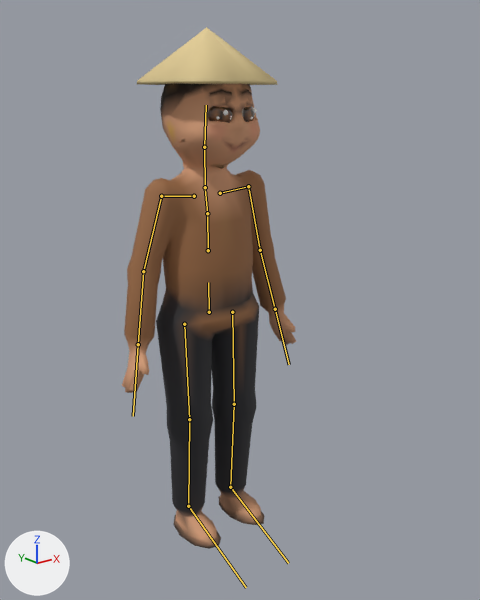
The glTF model assets/models/nguoi/bancho.glb as it was, and as the next commit left it.
Rendered twice from a 50 mm camera at (-1.148, -1.588, 1.388) aimed at (0.07, -0.065, 0.779). The lights are fixed; the arrows at lower left show +X, +Y and +Z. The first picture is the older version. The bones that bend it are drawn over the model as lines.

Objects in the first picture: 'Nguoi_bancho'.
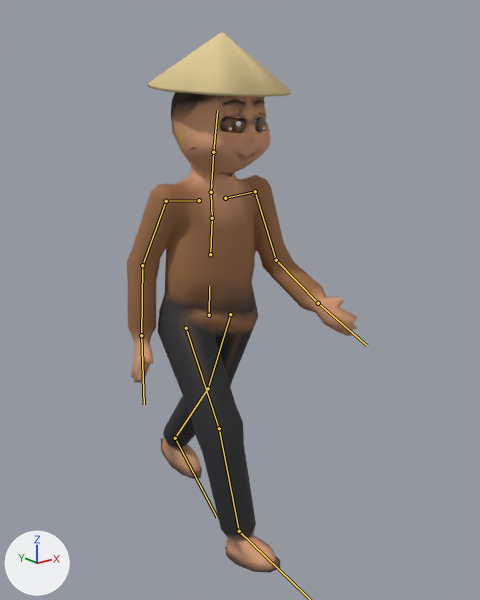
The newer file adds an action. The first version stands in its rest pose; the second is drawn at frame 20 of the action 'di_bo'.

Edits to the scene script, one JSON object a line:
```json
{"block": "bone_hips", "where": "bone_hips = bpy.data.objects['NguoiRig'].pose.bones['hips']"}
{"op": "set", "path": "bone_hips.location", "old": "(0.0, 0.0, 0.0)", "new": "(0.0, -0.011, 0.0)"}
{"op": "set", "path": "bone_hips.rotation_quaternion", "old": "(1.0, 0.0, 0.0, 0.0)", "new": "(0.999, 0.026, 0.043, -0.002)", "note": "degrees (0, 0, 0) -> degrees (3, 5, 0)"}
{"block": "bone_spine", "where": "bone_spine = bpy.data.objects['NguoiRig'].pose.bones['spine']  # child of 'hips'"}
{"op": "set", "path": "bone_spine.rotation_quaternion", "old": "(1.0, 0.0, 0.0, 0.0)", "new": "(1.0, 0.017, -0.026, 0.0)", "note": "degrees (0, 0, 0) -> degrees (2, -3, 0)"}
{"block": "bone_chest", "where": "bone_chest = bpy.data.objects['NguoiRig'].pose.bones['chest']  # child of 'spine'"}
{"op": "set", "path": "bone_chest.rotation_quaternion", "old": "(1.0, 0.0, 0.0, 0.0)", "new": "(0.999, -0.009, -0.035, 0.0)", "note": "degrees (0, 0, 0) -> degrees (-1, -4, 0)"}
{"block": "bone_upperarm_l", "where": "bone_upperarm_l = bpy.data.objects['NguoiRig'].pose.bones['upperarm.L']  # child of 'clav.L'"}
{"op": "set", "path": "bone_upperarm_l.rotation_quaternion", "old": "(1.0, 0.0, 0.0, 0.0)", "new": "(0.977, -0.206, -0.011, 0.051)", "note": "degrees (0, 0, 0) -> degrees (-24, 0, 6)"}
{"block": "bone_forearm_l", "where": "bone_forearm_l = bpy.data.objects['NguoiRig'].pose.bones['forearm.L']  # child of 'upperarm.L'"}
{"op": "set", "path": "bone_forearm_l.rotation_quaternion", "old": "(1.0, 0.0, 0.0, 0.0)", "new": "(0.951, -0.309, 0.0, 0.0)", "note": "degrees (0, 0, 0) -> degrees (-36, 0, 0)"}
{"block": "bone_hand_l", "where": "bone_hand_l = bpy.data.objects['NguoiRig'].pose.bones['hand.L']  # child of 'forearm.L'"}
{"op": "set", "path": "bone_hand_l.rotation_quaternion", "old": "(1.0, 0.0, 0.0, 0.0)", "new": "(0.999, -0.052, 0.0, 0.0)", "note": "degrees (0, 0, 0) -> degrees (-6, 0, 0)"}
{"block": "bone_upperarm_r", "where": "bone_upperarm_r = bpy.data.objects['NguoiRig'].pose.bones['upperarm.R']  # child of 'clav.R'"}
{"op": "set", "path": "bone_upperarm_r.rotation_quaternion", "old": "(1.0, 0.0, 0.0, 0.0)", "new": "(0.989, 0.139, -0.007, -0.052)", "note": "degrees (0, 0, 0) -> degrees (16, 0, -6)"}
{"block": "bone_forearm_r", "where": "bone_forearm_r = bpy.data.objects['NguoiRig'].pose.bones['forearm.R']  # child of 'upperarm.R'"}
{"op": "set", "path": "bone_forearm_r.rotation_quaternion", "old": "(1.0, 0.0, 0.0, 0.0)", "new": "(0.988, -0.156, 0.0, 0.0)", "note": "degrees (0, 0, 0) -> degrees (-18, 0, 0)"}
{"block": "bone_hand_r", "where": "bone_hand_r = bpy.data.objects['NguoiRig'].pose.bones['hand.R']  # child of 'forearm.R'"}
{"op": "set", "path": "bone_hand_r.rotation_quaternion", "old": "(1.0, 0.0, 0.0, 0.0)", "new": "(0.999, -0.052, 0.0, 0.0)", "note": "degrees (0, 0, 0) -> degrees (-6, 0, 0)"}
{"block": "bone_neck", "where": "bone_neck = bpy.data.objects['NguoiRig'].pose.bones['neck']  # child of 'chest'"}
{"op": "set", "path": "bone_neck.rotation_quaternion", "old": "(1.0, 0.0, 0.0, 0.0)", "new": "(1.0, 0.026, 0.0, 0.0)", "note": "degrees (0, 0, 0) -> degrees (3, 0, 0)"}
{"block": "bone_head", "where": "bone_head = bpy.data.objects['NguoiRig'].pose.bones['head']  # child of 'neck'"}
{"op": "set", "path": "bone_head.rotation_quaternion", "old": "(1.0, 0.0, 0.0, 0.0)", "new": "(1.0, -0.016, 0.026, 0.0)", "note": "degrees (0, 0, 0) -> degrees (-2, 3, 0)"}
{"block": "bone_thigh_l", "where": "bone_thigh_l = bpy.data.objects['NguoiRig'].pose.bones['thigh.L']  # child of 'hips'"}
{"op": "set", "path": "bone_thigh_l.rotation_quaternion", "old": "(1.0, 0.0, 0.0, 0.0)", "new": "(0.985, 0.173, 0.0, 0.0)", "note": "degrees (0, 0, 0) -> degrees (20, 0, 0)"}
{"block": "bone_shin_l", "where": "bone_shin_l = bpy.data.objects['NguoiRig'].pose.bones['shin.L']  # child of 'thigh.L'"}
{"op": "set", "path": "bone_shin_l.rotation_quaternion", "old": "(1.0, 0.0, 0.0, 0.0)", "new": "(0.997, 0.078, 0.0, 0.0)", "note": "degrees (0, 0, 0) -> degrees (9, 0, 0)"}
{"block": "bone_foot_l", "where": "bone_foot_l = bpy.data.objects['NguoiRig'].pose.bones['foot.L']  # child of 'shin.L'"}
{"op": "set", "path": "bone_foot_l.rotation_quaternion", "old": "(1.0, 0.0, 0.0, 0.0)", "new": "(0.996, 0.092, 0.0, 0.0)", "note": "degrees (0, 0, 0) -> degrees (11, 0, 0)"}
{"block": "bone_thigh_r", "where": "bone_thigh_r = bpy.data.objects['NguoiRig'].pose.bones['thigh.R']  # child of 'hips'"}
{"op": "set", "path": "bone_thigh_r.rotation_quaternion", "old": "(1.0, 0.0, 0.0, 0.0)", "new": "(0.97, -0.241, 0.0, 0.0)", "note": "degrees (0, 0, 0) -> degrees (-28, 0, 0)"}
{"block": "bone_shin_r", "where": "bone_shin_r = bpy.data.objects['NguoiRig'].pose.bones['shin.R']  # child of 'thigh.R'"}
{"op": "set", "path": "bone_shin_r.rotation_quaternion", "old": "(1.0, 0.0, 0.0, 0.0)", "new": "(0.999, 0.052, 0.0, 0.0)", "note": "degrees (0, 0, 0) -> degrees (6, 0, 0)"}
{"block": "bone_foot_r", "where": "bone_foot_r = bpy.data.objects['NguoiRig'].pose.bones['foot.R']  # child of 'shin.R'"}
{"op": "set", "path": "bone_foot_r.rotation_quaternion", "old": "(1.0, 0.0, 0.0, 0.0)", "new": "(0.996, -0.087, 0.0, 0.0)", "note": "degrees (0, 0, 0) -> degrees (-10, 0, 0)"}
```

Pixel boxes [x1, y1, x2, y2] of what changed, in the pictures (480 x 600 px):
```json
{"object": "Nguoi_bancho", "change": "posed", "before": [122, 27, 296, 549], "after": [127, 32, 357, 573], "on screen": "32% wider"}
{"bone": "hips", "before": "(209, 312) to (208, 282)", "after": "(209, 315) to (209, 286)"}
{"bone": "spine", "before": "(208, 250) to (207, 213)", "after": "(210, 254) to (212, 218)"}
{"bone": "chest", "before": "(207, 213) to (205, 188)", "after": "(212, 218) to (211, 193)"}
{"bone": "upperarm.L", "before": "(248, 186) to (260, 250)", "after": "(255, 191) to (276, 260)"}
{"bone": "forearm.L", "before": "(260, 250) to (275, 309)", "after": "(276, 260) to (318, 303)"}
{"bone": "hand.L", "before": "(275, 309) to (289, 364)", "after": "(318, 303) to (367, 345)"}
{"bone": "upperarm.R", "before": "(161, 196) to (143, 271)", "after": "(166, 201) to (142, 265)"}
{"bone": "forearm.R", "before": "(143, 271) to (138, 344)", "after": "(142, 265) to (141, 335)"}
{"bone": "hand.R", "before": "(138, 344) to (133, 416)", "after": "(141, 335) to (144, 404)"}
{"bone": "neck", "before": "(205, 187) to (204, 147)", "after": "(211, 192) to (213, 152)"}
{"bone": "head", "before": "(204, 147) to (206, 105)", "after": "(213, 152) to (217, 110)"}
{"bone": "thigh.L", "before": "(232, 312) to (234, 404)", "after": "(230, 314) to (208, 388)"}
{"bone": "shin.L", "before": "(234, 404) to (230, 487)", "after": "(208, 388) to (175, 438)"}
{"bone": "foot.L", "before": "(230, 487) to (288, 563)", "after": "(175, 438) to (217, 517)"}
{"bone": "thigh.R", "before": "(184, 324) to (189, 419)", "after": "(186, 328) to (219, 428)"}
{"bone": "shin.R", "before": "(189, 419) to (188, 506)", "after": "(219, 428) to (239, 531)"}
```
